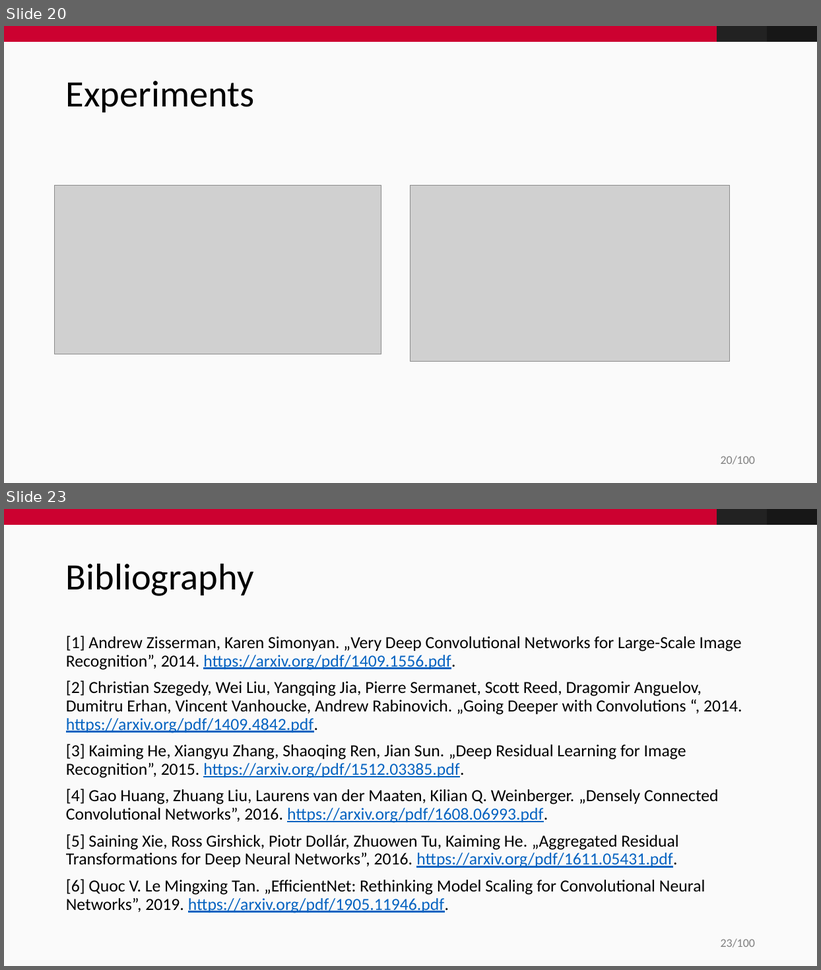
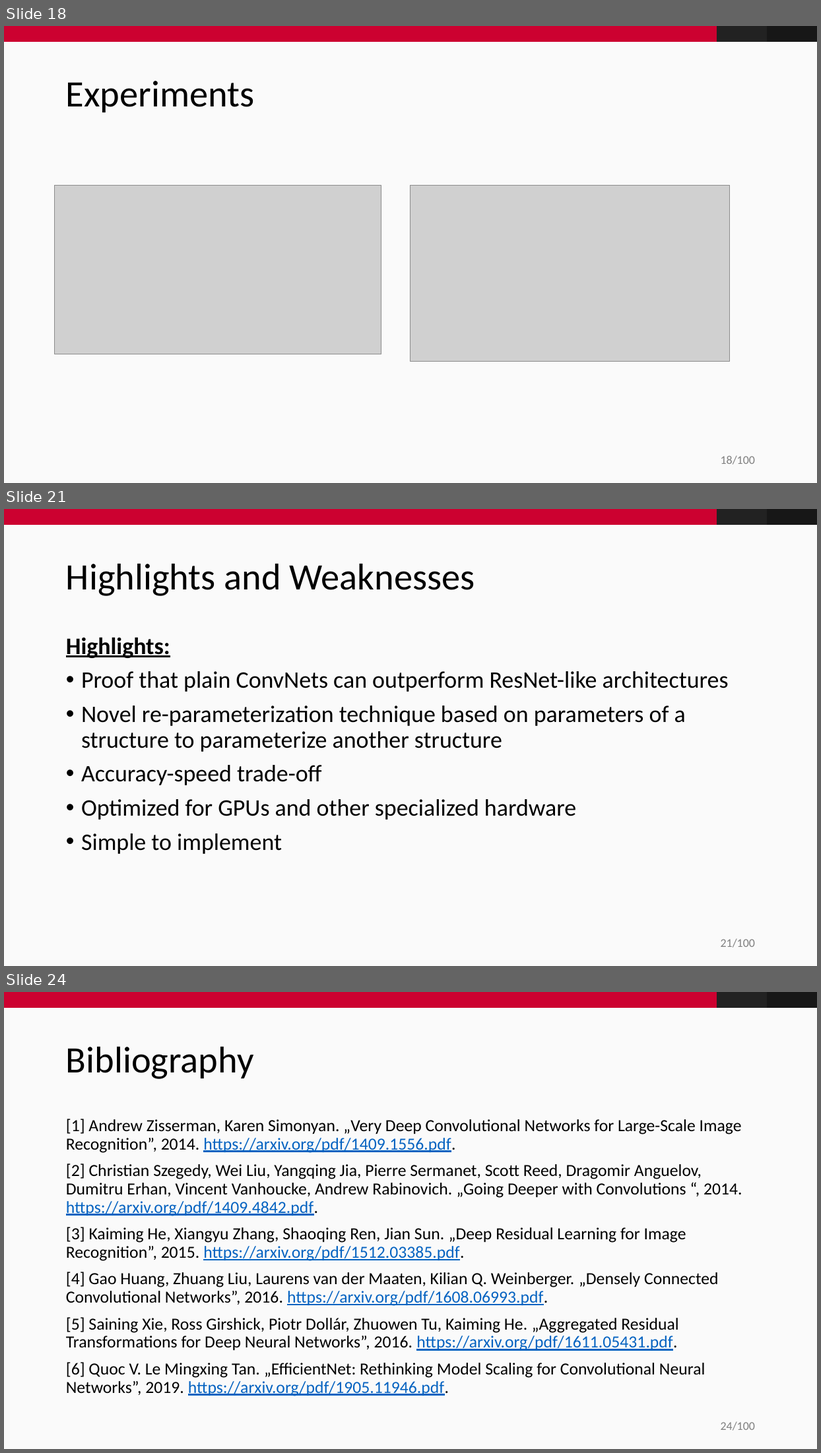
Before and after one commit to fidsusj/CVDL-Seminar, a slide deck: presentation/presentation.pptx. Shown one above the other, each under a label of ours: slides 20 and 23 before the commit, slides 18, 21 and 24 after it; the slides between them are not shown. The pictures are 821x970 and 821x1453 pixels, drawn with LibreOffice and Linux fonts; fonts in the diff are those of the drawing; grey boxes stand for pictures; background and template pictures are left out. Boxes give left, top, right and bottom in pixels: in the first picture for what was removed or moved away, otherwise in the second. Text is boxed around its words. In the diff, an @@ line names an element or a change of style, - is before the commit and + after.

Commit message:
added experiments, strength and weaknesses and conclusion

```diff
--- a/presentation/presentation.pptx
+++ b/presentation/presentation.pptx
@@ slide 21 added at <box>4,509,817,966</box>, background #FAFAFA; not listed: 4 template elements that a slide beside it also shows @@
@@ title added at <box>66,563,475,596</box>, 44 pt, text #000000 @@
+Highlights and Weaknesses
@@ text added at <box>66,637,729,854</box>, 28 pt, text #000000 @@
+Highlights:
+• Proof that plain ConvNets can outperform ResNet-like architectures
+• Novel re-parameterization technique based on parameters of a structure to parameterize another structure
+• Accuracy-speed trade-off
+• Optimized for GPUs and other specialized hardware
+• Simple to implement
@@ what was slide 20 is now slide 18 @@
@@ page number at <box>721,456,755,465</box>: text changed @@
-20/100
+18/100
@@ what was slide 23 is now slide 24 @@
@@ page number at <box>721,1422,755,1431</box>: text changed @@
-23/100
+24/100
```
Also in this commit, not shown: 3 slides changed, 2 other slides added, 2 slides removed.
